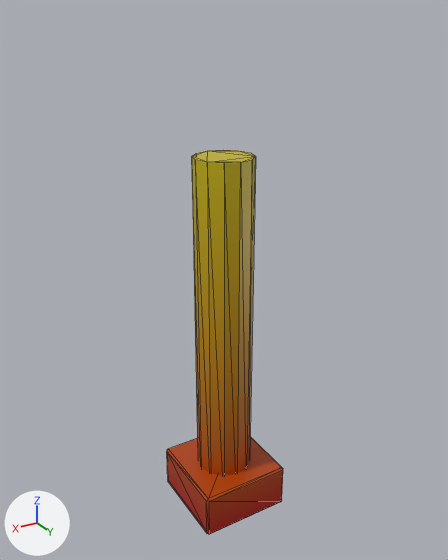
The glTF model game/models/ruins/lamp_post_broken.glb, before and after one commit.
The view is the same before and after, from a 50 mm camera at (1.193, 1.991, 2.092) aimed at (-0.017, -0.027, 1.083). The lights are fixed; the arrows at lower left show +X, +Y and +Z. The older version comes first. Mesh edges are drawn as thin lines. Objects named as collision shapes, trigger or cutter boxes, shadow casters or lower levels of detail are left out. Vertices at exactly the same position are counted once.

In view in the first picture: 'lamp_post_broken'.
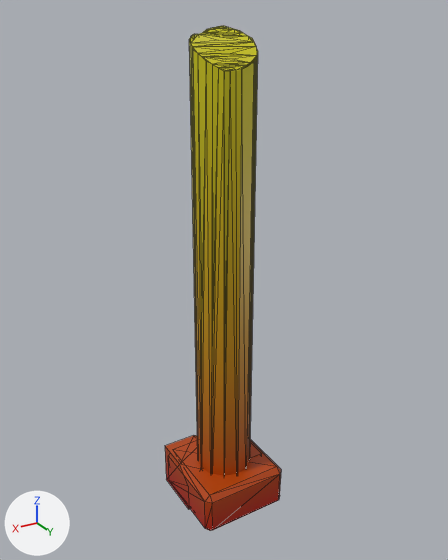
Where the newer file only moved an object's origin or applied its transform, the numbers keep the older frame.

What differs and where, as boxes [x1, y1, x2, y2] in the pictures (448 x 560 px):
'lamp_post_broken', reshaped (31% taller): before [167, 150, 283, 534]; after [165, 26, 281, 531]
part 1 of me_lamp_post_broken, rebuilt: before [167, 437, 283, 534]; after [168, 439, 281, 531]
part 2 of me_lamp_post_broken, added (brown): after [165, 435, 203, 509]
part 3 of me_lamp_post_broken, built on: before [192, 150, 256, 476]; after [189, 26, 262, 476]

Diff of the bpy script that builds the scene:
```diff
--- a/game/models/ruins/lamp_post_broken.glb.py
+++ b/game/models/ruins/lamp_post_broken.glb.py
@@ me_lamp_post_broken @@
 # used by ob_lamp_post_broken; location = (0.0, 0.0, 0.0)
-me_lamp_post_broken.from_pydata(...)  # 48 vertices, 88 faces; spans x -0.2..0.2, y -0.2..0.2, z 0.0..1.6
+me_lamp_post_broken.from_pydata(...)  # 149 vertices, 282 faces; spans x -0.2..0.2, y -0.22..0.2, z 0.0..2.05
+# me_lamp_post_broken part 1: the loose piece of 24 vertices spanning x -0.2..0.2, y -0.2..0.2, z 0.0..0.2 is rebuilt with 24 vertices and now spans x -0.2..0.2, y -0.2..0.2, z 0.0..0.2
+# me_lamp_post_broken part 2: a new loose piece of 14 vertices spanning x 0.0..0.2, y -0.22..0.01, z 0.0..0.2, in mat_stone
+# me_lamp_post_broken part 3
+# 11 vertices are removed from x -0.12..0.12, y -0.12..0.12, z 1.6
+# 35 faces are deleted
+# 1 vertex moves from x -0.1, y -0.06, z 1.6 to x -0.1, y -0.06, z 2.03
+# 98 vertices are added at x -0.17..0.12, y -0.16..0.12, z 0.0..2.05
+# 205 new faces join them
 me_lamp_post_broken.materials.append(mat_stone)
```
